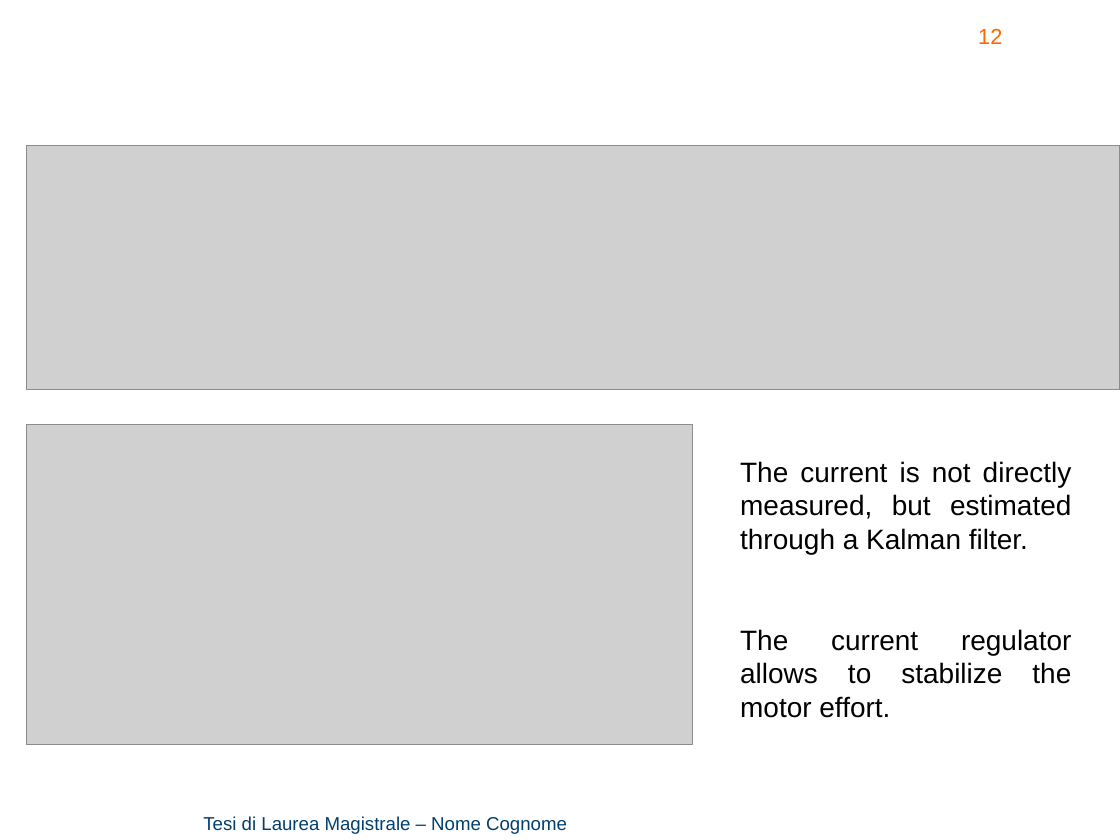
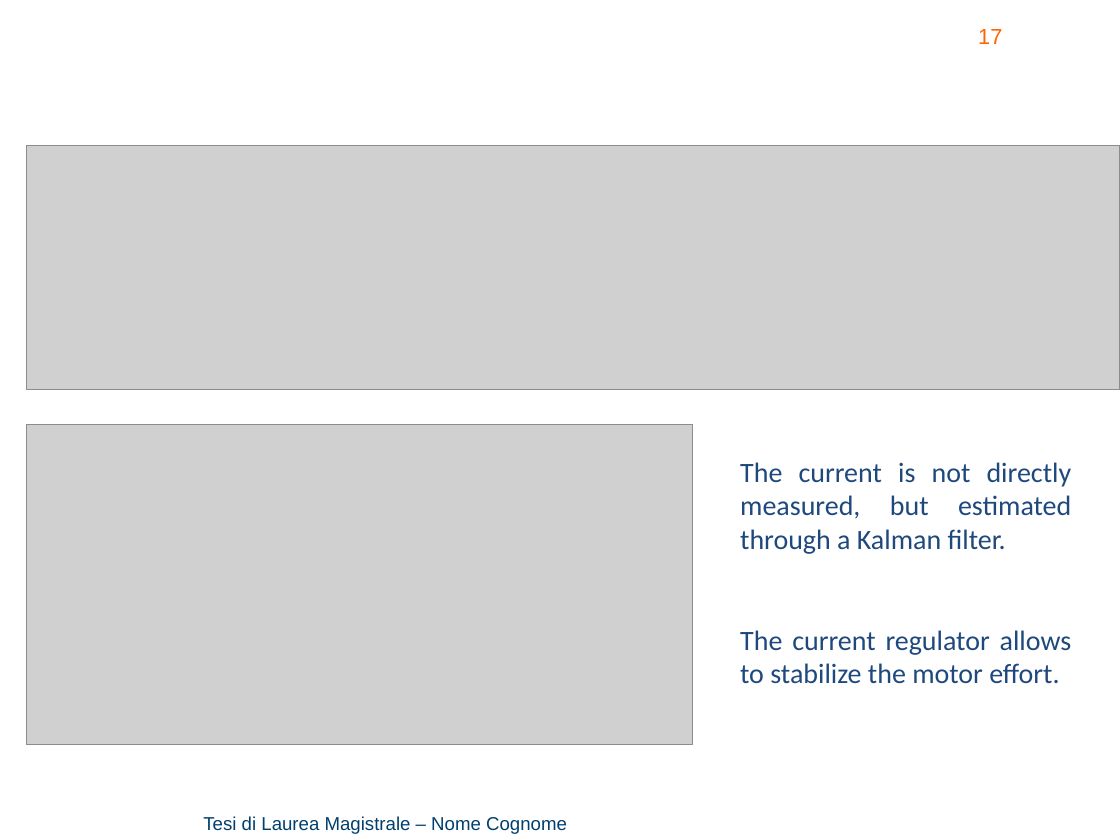
Before and after one commit to rssalessio/Control-Linear-Vibrations, a slide deck: slide 17 of finalPresentation/Part 3/Part3.pptx (slide 12 before the commit). Drawn at 1120x840 pixels with LibreOffice and Linux fonts; fonts in the diff are those of the drawing; grey boxes stand for pictures; background and template pictures are left out. Boxes give left, top, right and bottom in pixels: in the first picture for what was removed or moved away, otherwise in the second. Text is boxed around its words. In the diff, an @@ line names an element or a change of style, - is before the commit and + after.

```diff
--- a/finalPresentation/Part 3/Part3.pptx
+++ b/finalPresentation/Part 3/Part3.pptx
@@ page number at (978, 29, 1002, 44): text changed @@
-12
+17
@@ text "The current is not directly ..." at (740, 462, 1072, 684): font Arial to Calibri, text colour #000000 to #1F497D @@
```
Also in this commit, not shown: 6 other slides changed, 11 slides added, 1 slide removed.
